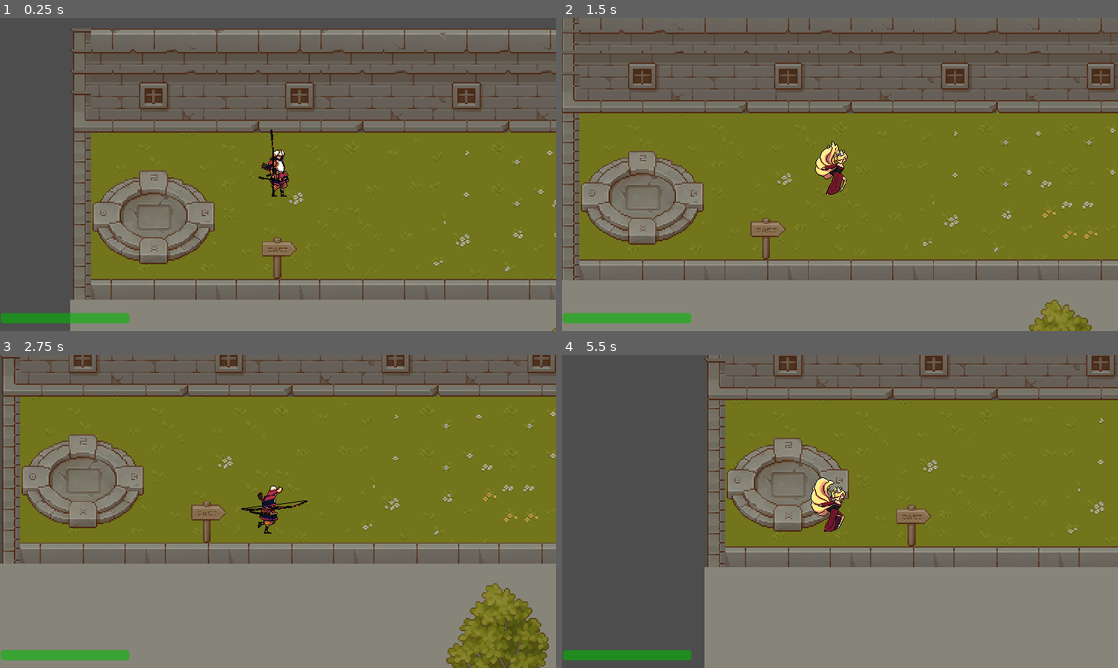
Above: before the commit, frames 1-4 (two rows, left to right).
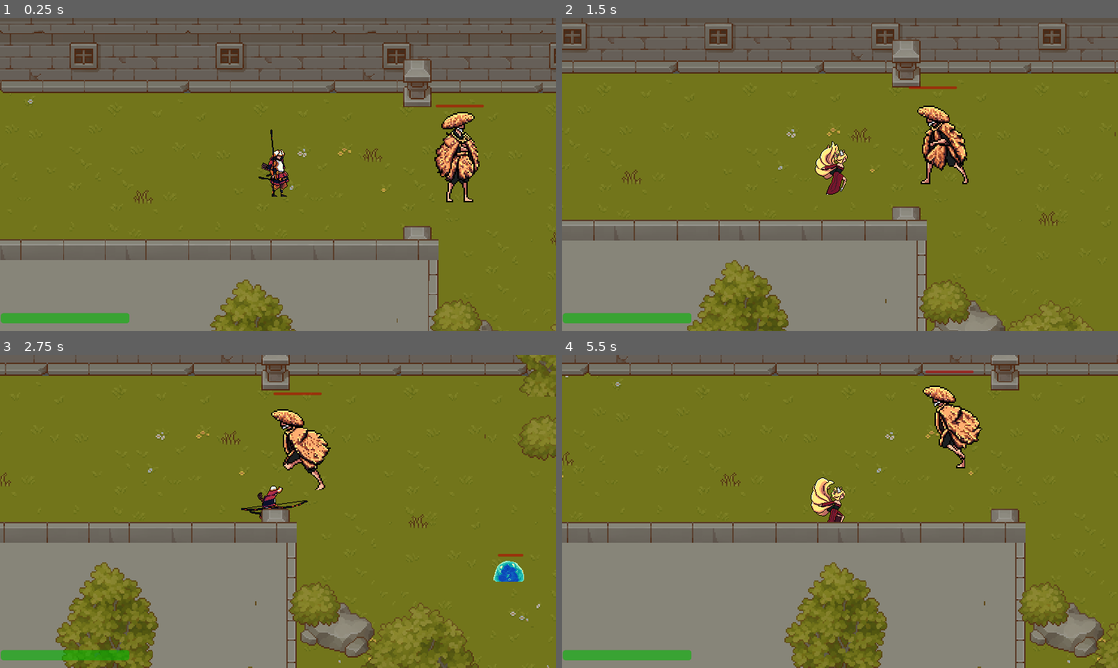
Above: after the commit, the same moments.

Repository: AugustanaCSC380January2024/final-game-jeager
Game: Godot game, scene res://scenes/levels/level_1.tscn
The game is run twice, just before and just after one commit, with the same random seed, the same clock (stepped at 60 frames per second) and the same inputs.
Inputs:
- Up to frame 1 (0.25 s): no input
- Up to frame 2 (1.5 s): hold D (move right) 0.53-1.28 s; tap 1 (character 1 selected) at 0.6 s; hold S (move down) from 1.28 s (still down); tap 2 (character 2 selected) at 1.35 s
- Up to frame 3 (2.75 s): release S (move down) at 2.03 s; hold D (move right) from 2.03 s (still down); tap 3 (character 3 selected) at 2.1 s
- Up to frame 4 (5.5 s): release D (move right) at 2.78 s; hold W (move up) 2.78-3.53 s; tap one key every 0.75 s from 2.85 s: Space (normal attack) E (ultimate) 1 (character 1 selected) 2 (character 2 selected); hold A (move left) 3.53-5.03 s; hold S (move down) from 5.03 s (still down)

The runs differ from the first frame. In frame 1, 53% of the frame differs, in the area x 0-100%, y 0-100%; in frame 2, 44%; in frame 3, 44%; in frame 4, 58%.

Commit message:
hayate shoots actual arrows

Diff:
--- /dev/null
+++ b/scenes/attacks/arrow.tscn
@@ -0,0 +1,25 @@
+[gd_scene load_steps=4 format=3 uid="uid://diluk215sbteu"]
+
+[ext_resource type="Texture2D" uid="uid://c85dore82lgso" path="res://assets/Skins/Player skins/Hayate/Arrow.png" id="1_cxbav"]
+[ext_resource type="Script" path="res://scripts/attacks/arrow.gd" id="1_g01br"]
+
+[sub_resource type="RectangleShape2D" id="RectangleShape2D_hkgjv"]
+size = Vector2(17.5, 13)
+
+[node name="arrow" type="Area2D"]
+collision_mask = 2
+script = ExtResource("1_g01br")
+
+[node name="CollisionShape2D" type="CollisionShape2D" parent="."]
+position = Vector2(19.75, 0)
+shape = SubResource("RectangleShape2D_hkgjv")
+
+[node name="Sprite2D" type="Sprite2D" parent="."]
+texture = ExtResource("1_cxbav")
+
+[node name="Timer" type="Timer" parent="."]
+wait_time = 0.5
+one_shot = true
+
+[connection signal="body_entered" from="." to="." method="_on_body_entered"]
+[connection signal="timeout" from="Timer" to="." method="_on_timer_timeout"]
--- a/scenes/levels/level_1.tscn
+++ b/scenes/levels/level_1.tscn
@@ -6,7 +6,7 @@
 [ext_resource type="PackedScene" uid="uid://btpuw4f8qb17n" path="res://scenes/players/miko.tscn" id="3_q1siq"]
 [ext_resource type="PackedScene" uid="uid://8ck7qe1n3awd" path="res://scenes/players/saber.tscn" id="4_jpfrt"]
 [ext_resource type="PackedScene" uid="uid://n20hkt6h5ost" path="res://scenes/players/hayate.tscn" id="5_8o2p0"]
-[ext_resource type="PackedScene" uid="uid://cvjtbx5vno36k" path="res://scenes/enemy/normal enemy/slime.tscn" id="6_y3iqg"]
+[ext_resource type="PackedScene" uid="uid://cvjtbx5vno36k" path="res://scenes/levels/slime.tscn" id="6_y3iqg"]
 [ext_resource type="PackedScene" uid="uid://uwslpr5x07yc" path="res://scenes/ui/health_bar.tscn" id="8_ptpph"]
 [ext_resource type="PackedScene" uid="uid://dsyrshve25ask" path="res://scenes/enemy/boss/yassop.tscn" id="9_0hrvm"]
 
@@ -16,16 +16,13 @@
 [node name="TileMap" parent="." instance=ExtResource("2_l5by4")]
 scale = Vector2(2, 2)
 
-[node name="Players" type="Node" parent="."]
-
-[node name="saber" parent="Players" instance=ExtResource("4_jpfrt")]
+[node name="saber" parent="." instance=ExtResource("4_jpfrt")]
 position = Vector2(919, -1632)
 
-[node name="hayate" parent="Players" instance=ExtResource("5_8o2p0")]
-position = Vector2(-1473, 64)
-collision_mask = 7
+[node name="hayate" parent="." instance=ExtResource("5_8o2p0")]
+position = Vector2(-438, 125)
 
-[node name="miko" parent="Players" instance=ExtResource("3_q1siq")]
+[node name="miko" parent="." instance=ExtResource("3_q1siq")]
 position = Vector2(561, -1651)
 
 [node name="CanvasLayer" type="CanvasLayer" parent="."]
@@ -35,7 +32,7 @@
 offset_top = 679.0
 offset_right = -982.0
 offset_bottom = -18.0
-character = NodePath("../../Players/hayate")
+character = NodePath("../../hayate")
 
 [node name="Enemies" type="Node" parent="."]
 
@@ -48,4 +45,4 @@
 [node name="Yassop" parent="Enemies" instance=ExtResource("9_0hrvm")]
 position = Vector2(-166, 104)
 
-[editable path="Players/hayate"]
+[editable path="hayate"]
--- a/scenes/levels/level_2.tscn
+++ b/scenes/levels/level_2.tscn
@@ -18,13 +18,15 @@
 
 [node name="saber" parent="Players" instance=ExtResource("2_5tl7t")]
 position = Vector2(773, -1149)
+collision_mask = 3
 
 [node name="hayate" parent="Players" instance=ExtResource("3_a7lok")]
 position = Vector2(-515, 49)
-collision_mask = 7
+collision_mask = 3
 
 [node name="miko" parent="Players" instance=ExtResource("4_tvhkt")]
 position = Vector2(561, -1651)
+collision_mask = 3
 
 [node name="CanvasLayer" type="CanvasLayer" parent="."]
 
--- a/scenes/players/hayate.tscn
+++ b/scenes/players/hayate.tscn
@@ -526,9 +526,9 @@
 "speed": 50.0
 }]
 
-[sub_resource type="CapsuleShape2D" id="CapsuleShape2D_qwedl"]
-radius = 30.0
-height = 80.0
+[sub_resource type="CapsuleShape2D" id="CapsuleShape2D_xwq7n"]
+radius = 13.0
+height = 32.0
 
 [node name="hayate" type="CharacterBody2D"]
 y_sort_enabled = true
@@ -541,9 +541,9 @@
 [node name="AnimatedSprite2D" type="AnimatedSprite2D" parent="."]
 position = Vector2(0, -30)
 sprite_frames = SubResource("SpriteFrames_ao3xv")
-animation = &"attack 2"
+animation = &"attack 1"
 autoplay = "idle"
-frame = 3
+frame = 10
 
 [node name="CollisionShape2D" type="CollisionShape2D" parent="."]
 position = Vector2(-4, 1)
@@ -559,8 +559,6 @@
 offset_right = 43.0
 offset_bottom = -35.0
 
-[node name="Timer" type="Timer" parent="."]
-
 [node name="player_switch_position" type="Marker2D" parent="."]
 position = Vector2(-3, 1)
 
@@ -568,7 +566,9 @@
 collision_mask = 2
 
 [node name="hitbox" type="CollisionShape2D" parent="damage_hit_box"]
-position = Vector2(38, -7)
-shape = SubResource("CapsuleShape2D_qwedl")
-
-[connection signal="timeout" from="Timer" to="." method="_on_timer_timeout"]
+position = Vector2(36, -19)
+rotation = -1.5708
+shape = SubResource("CapsuleShape2D_xwq7n")
+
+[node name="arrow_spawn_position" type="Marker2D" parent="."]
+position = Vector2(39, -18)
--- /dev/null
+++ b/scripts/attacks/arrow.gd
@@ -0,0 +1,17 @@
+extends Area2D
+
+@onready var arrow_timer = $Timer
+var arrow_speed = 620
+
+func _ready():
+	arrow_timer.start()
+
+func _physics_process(delta):
+	position.x += delta * arrow_speed
+
+func _on_timer_timeout():
+	queue_free()
+
+func _on_body_entered(body):
+	if body.get_class() == "CharacterBody2D":
+		body.take_damage(50)
--- a/scripts/level.gd
+++ b/scripts/level.gd
@@ -1,11 +1,12 @@
 extends Node2D
 
-@onready var hayate = $Players/hayate
-@onready var miko = $Players/miko
-@onready var saber = $Players/saber
+@onready var hayate = $hayate
+@onready var miko = $miko
+@onready var saber = $saber
 @onready var camera = Camera2D.new()
 @onready var health_bar = $CanvasLayer/health_bar
-
+@onready var arrow = preload("res://scenes/attacks/arrow.tscn")
+@onready var arrow_spawn_location = $hayate/arrow_spawn_position
 var curr_player: CharacterBody2D
 
 func _ready():
@@ -18,6 +19,7 @@
 	curr_player = hayate
 	camera.set_zoom(Vector2(1.5,1.5))
 	curr_player.add_child(camera)
+	hayate.shoot_arrow.connect(_on_shoot_arrow)
 
 func _physics_process(delta):
 	if Input.is_action_just_pressed("character 1 selected"):
@@ -43,3 +45,8 @@
 
 func get_curr_player():
 	return curr_player
+
+func _on_shoot_arrow():
+	var new_arrow = arrow.instantiate()
+	add_child(new_arrow)
+	new_arrow.position = arrow_spawn_location.global_position
--- a/scripts/player.gd
+++ b/scripts/player.gd
@@ -8,6 +8,7 @@
 @export var attack = 50
 
 signal health_changed
+signal shoot_arrow
 
 @onready var DAMAGE_INDICATOR = preload("res://scenes/ui/damage_indicator.tscn")
 @onready var animated_sprite = $AnimatedSprite2D
@@ -90,9 +91,13 @@
 		if (animated_sprite.animation == "hurt" or animated_sprite.animation == "dead"):
 			damage_taken.visible = false
 		if "attack" in animated_sprite.animation:
-			for body in bodies_in_damage_box:
-				body.take_damage(attack)
-				print("damage done")
+			if get_name() == "hayate":
+				shoot_arrow.emit()
+			else:
+				for body in bodies_in_damage_box:
+					body.take_damage(attack)
+					if get_name() != "miko":
+						break
 
 func _on_ultimate_animation_finished():
 	ultimate.visible = false
@@ -132,9 +137,6 @@
 		health_points += heal
 		health_changed.emit()
 
-func _on_timer_timeout():
-	take_damage(20)
-
 func get_switch_position():
 	return switch_position.global_position
 
Not shown: 1 places in scenes/catacomb.tres that only renumber resources
Renamed: scenes/enemy/normal enemy/slime.tscn -> scenes/levels/slime.tscn
